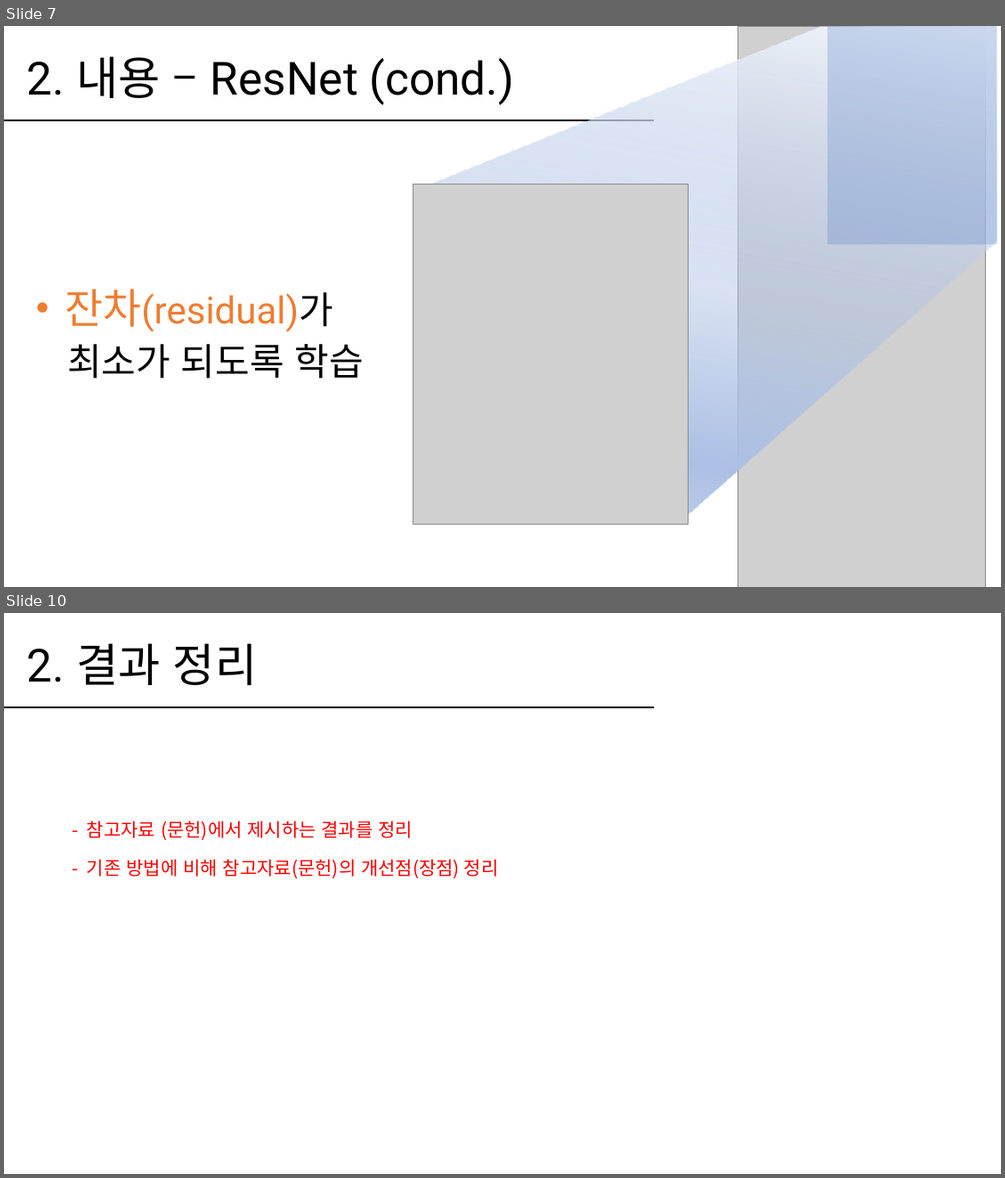
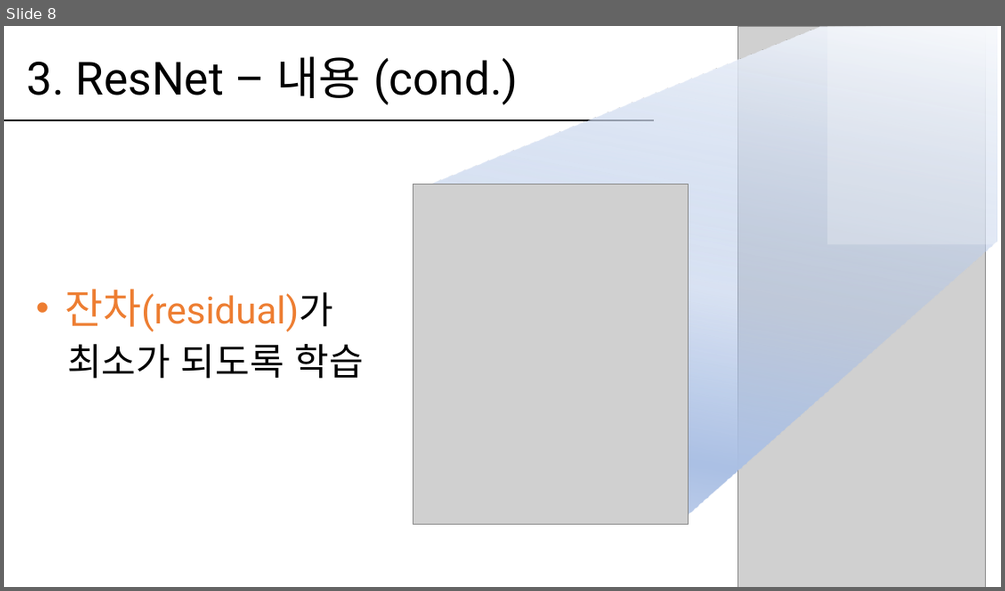
Before and after one commit to hanabzu/Computer-Vision-Project, a slide deck: report/발표_20154532.pptx. Shown one above the other, each under a label of ours: slides 7 and 10 before the commit, slide 8 after it; the slides between them are not shown. The pictures are 1005x1178 and 1005x591 pixels, drawn with LibreOffice and Linux fonts; fonts in the diff are those of the drawing; grey boxes stand for pictures. Boxes give left, top, right and bottom in pixels: in the first picture for what was removed or moved away, otherwise in the second. Text is boxed around its words. In the diff, an @@ line names an element or a change of style, - is before the commit and + after.

```diff
--- a/report/발표_20154532.pptx
+++ b/report/발표_20154532.pptx
@@ slide 10 removed at (x1=4, y1=613, x2=1001, y2=1174), background #FFFFFF @@
@@ title removed at (x1=27, y1=643, x2=257, y2=685) @@
-2. 결과 정리
@@ line removed from (4, 708) to (655, 708) @@
@@ text removed at (x1=87, y1=820, x2=499, y2=878) @@
-- 참고자료 (문헌)에서 제시하는 결과를 정리
-- 기존 방법에 비해 참고자료(문헌)의 개선점(장점) 정리
@@ what was slide 7 is now slide 8 @@
@@ slide 8 changed as well @@
@@ rectangle at (x1=827, y1=26, x2=996, y2=244): fill #4472C4 at 24% opacity to #FFFFFF at 24% opacity @@
@@ title at (x1=27, y1=56, x2=518, y2=105): text changed @@
-2. 내용 – ResNet (cond.)
+3. ResNet – 내용 (cond.)
```
Also in this commit, not shown: 5 other slides changed, 14 slides added, 5 other slides removed, 2 other files.
